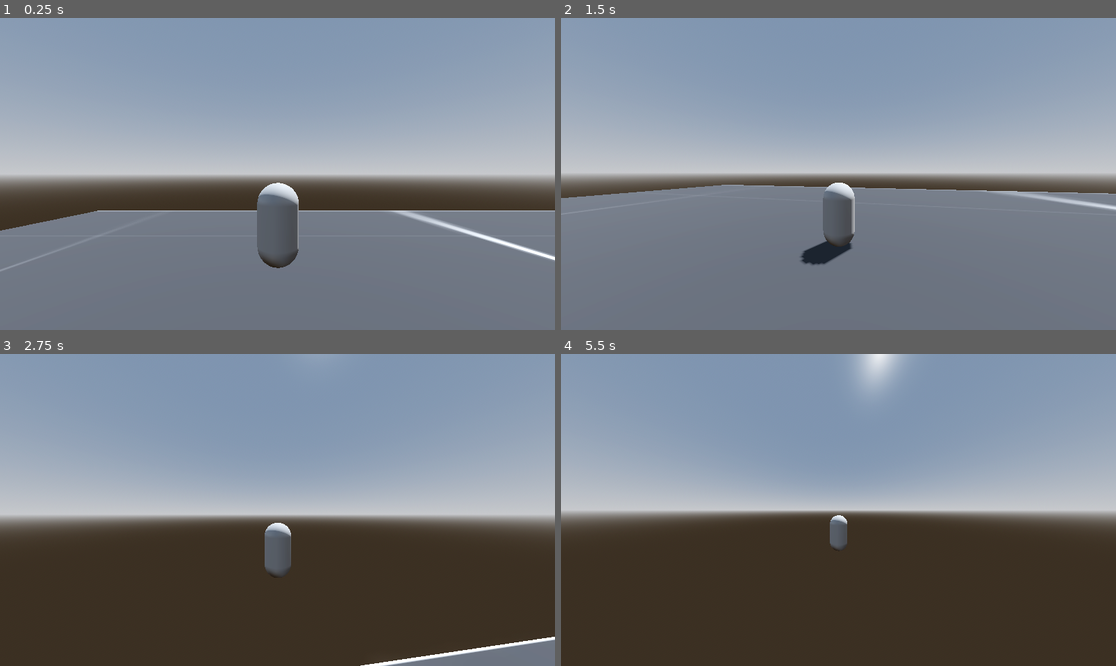
Above: before the commit, frames 1-4 (two rows, left to right).
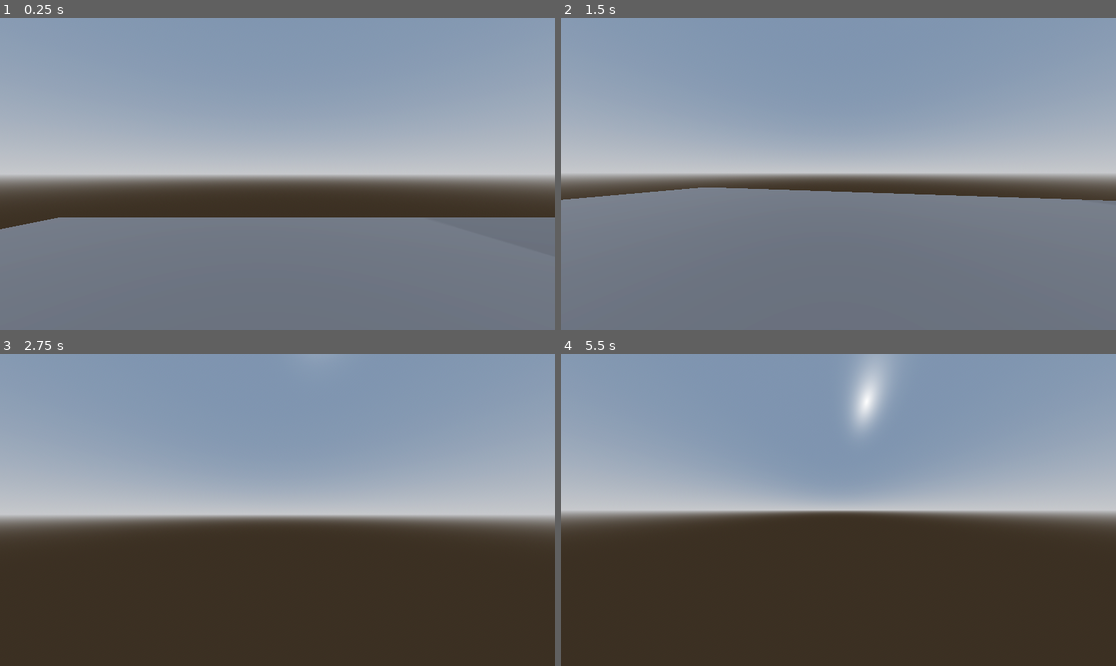
Above: after the commit, the same moments.

Repository: asaeed01/AstroStrider
Game: Godot game, scene res://world.tscn
The game is run twice, just before and just after one commit, with the same random seed, the same clock (stepped at 60 frames per second) and the same inputs. The project has no main scene, so this scene is started directly.
Inputs (mouse positions are in pixels of both pictures, inside the frame that each line leads up to):
- Up to frame 1 (0.25 s): no input
- Up to frame 2 (1.5 s): move the mouse to (866, 174) at 0.52 s; hold W (forwards) from 0.53 s (still down); tap C (crouch) at 0.6 s; tap Space (jump) at 0.77 s; move the mouse to (810, 174) at 1.27 s; tap Shift (sprint) at 1.35 s
- Up to frame 3 (2.75 s): keep holding W (forwards); tap Space (jump) at 1.52 s; move the mouse to (288, 503) at 2.02 s; tap C (crouch) at 2.1 s
- Up to frame 4 (5.5 s): keep holding W (forwards); move the mouse to (832, 516) at 2.77 s; tap Shift (sprint) at 2.85, 4.35 s; tap Space (jump) at 3.02, 3.77, 4.52 s; tap Enter at 3.5 s; move the mouse to (877, 513) at 3.52 s; tap C (crouch) at 3.6, 5.1 s; move the mouse to (794, 506) at 4.27 s; move the mouse to (844, 510) at 5.02 s

The runs differ from the first frame. In frame 1, 4.1% of the frame differs, in the area x 0-100%, y 52-82%; in frame 2, 2.8%; in frame 3, 2.4%; in frame 4, 1.4%.

Commit message:
Map Changes

Diff:
--- a/Parkour Runner Prototype/Player.gd
+++ b/Parkour Runner Prototype/Player.gd
@@ -2,12 +2,12 @@
 
 var speed
 const WALK_SPEED = 13.2
-const SPRINT_SPEED = 27
+const SPRINT_SPEED = 24
 const SLIDE_BOOST_MULTIPLIER = 1.5  # Multiplier for initial sliding speed
 const SLIDE_SPEED = 20  # Base speed while sliding
-const JUMP_VELOCITY = 5
+const JUMP_VELOCITY = 5.6
 const SENSITIVITY = 0.004
-const GRAVITY = 3  # Custom gravity constant
+const GRAVITY = 6.7 # Custom gravity constant
 
 @onready var head = $Head
 @onready var camera = $Head/Camera3D
--- a/Parkour Runner Prototype/world.tscn
+++ b/Parkour Runner Prototype/world.tscn
@@ -1,10 +1,11 @@
-[gd_scene load_steps=14 format=3 uid="uid://crj7lreijfaum"]
+[gd_scene load_steps=21 format=3 uid="uid://crj7lreijfaum"]
 
+[ext_resource type="Texture2D" uid="uid://cov0iq82dholj" path="res://Assets/Textures/Dark/texture_08.png" id="1_8h2x3"]
 [ext_resource type="Script" path="res://Player.gd" id="1_p1pub"]
-[ext_resource type="Texture2D" uid="uid://2lyx84et73lu" path="res://Assets/texture_01.png" id="5_uvgqp"]
+[ext_resource type="Texture2D" uid="uid://bjoumse7oqld2" path="res://Assets/Textures/Dark/texture_12.png" id="2_cvvaa"]
 
 [sub_resource type="StandardMaterial3D" id="StandardMaterial3D_2jddw"]
-albedo_texture = ExtResource("5_uvgqp")
+albedo_texture = ExtResource("1_8h2x3")
 
 [sub_resource type="BoxMesh" id="BoxMesh_s4plq"]
 material = SubResource("StandardMaterial3D_2jddw")
@@ -13,12 +14,6 @@
 points = PackedVector3Array(-0.5, -0.5, -0.5, 0.5, 0.5, 0.5, 0.5, -0.5, 0.5, 0.5, 0.5, -0.5, -0.5, 0.5, 0.5, 0.5, -0.5, -0.5, -0.5, -0.5, 0.5, -0.5, 0.5, -0.5)
 
 [sub_resource type="ConvexPolygonShape3D" id="ConvexPolygonShape3D_b5683"]
-points = PackedVector3Array(-0.5, -0.5, -0.5, 0.5, 0.5, 0.5, 0.5, -0.5, 0.5, 0.5, 0.5, -0.5, -0.5, 0.5, 0.5, 0.5, -0.5, -0.5, -0.5, -0.5, 0.5, -0.5, 0.5, -0.5)
-
-[sub_resource type="ConvexPolygonShape3D" id="ConvexPolygonShape3D_dad6o"]
-points = PackedVector3Array(-0.5, -0.5, -0.5, 0.5, 0.5, 0.5, 0.5, -0.5, 0.5, 0.5, 0.5, -0.5, -0.5, 0.5, 0.5, 0.5, -0.5, -0.5, -0.5, -0.5, 0.5, -0.5, 0.5, -0.5)
-
-[sub_resource type="ConvexPolygonShape3D" id="ConvexPolygonShape3D_ku2ya"]
 points = PackedVector3Array(-0.5, -0.5, -0.5, 0.5, 0.5, 0.5, 0.5, -0.5, 0.5, 0.5, 0.5, -0.5, -0.5, 0.5, 0.5, 0.5, -0.5, -0.5, -0.5, -0.5, 0.5, -0.5, 0.5, -0.5)
 
 [sub_resource type="ProceduralSkyMaterial" id="ProceduralSkyMaterial_hhubh"]
@@ -34,10 +29,34 @@
 tonemap_mode = 2
 glow_enabled = true
 
+[sub_resource type="ConvexPolygonShape3D" id="ConvexPolygonShape3D_dad6o"]
+points = PackedVector3Array(-0.5, -0.5, -0.5, 0.5, 0.5, 0.5, 0.5, -0.5, 0.5, 0.5, 0.5, -0.5, -0.5, 0.5, 0.5, 0.5, -0.5, -0.5, -0.5, -0.5, 0.5, -0.5, 0.5, -0.5)
+
+[sub_resource type="ConvexPolygonShape3D" id="ConvexPolygonShape3D_ku2ya"]
+points = PackedVector3Array(-0.5, -0.5, -0.5, 0.5, 0.5, 0.5, 0.5, -0.5, 0.5, 0.5, 0.5, -0.5, -0.5, 0.5, 0.5, 0.5, -0.5, -0.5, -0.5, -0.5, 0.5, -0.5, 0.5, -0.5)
+
+[sub_resource type="StandardMaterial3D" id="StandardMaterial3D_jmnmd"]
+albedo_texture = ExtResource("2_cvvaa")
+
+[sub_resource type="StandardMaterial3D" id="StandardMaterial3D_4r2us"]
+albedo_texture = ExtResource("1_8h2x3")
+
+[sub_resource type="BoxMesh" id="BoxMesh_jm82b"]
+material = SubResource("StandardMaterial3D_4r2us")
+
+[sub_resource type="ConvexPolygonShape3D" id="ConvexPolygonShape3D_fb4nc"]
+points = PackedVector3Array(-0.5, -0.5, -0.5, 0.5, 0.5, 0.5, 0.5, -0.5, 0.5, 0.5, 0.5, -0.5, -0.5, 0.5, 0.5, 0.5, -0.5, -0.5, -0.5, -0.5, 0.5, -0.5, 0.5, -0.5)
+
+[sub_resource type="ConvexPolygonShape3D" id="ConvexPolygonShape3D_rbchf"]
+points = PackedVector3Array(-0.5, -0.5, -0.5, 0.5, 0.5, 0.5, 0.5, -0.5, 0.5, 0.5, 0.5, -0.5, -0.5, 0.5, 0.5, 0.5, -0.5, -0.5, -0.5, -0.5, 0.5, -0.5, 0.5, -0.5)
+
 [sub_resource type="CapsuleMesh" id="CapsuleMesh_10nml"]
 
 [sub_resource type="ConvexPolygonShape3D" id="ConvexPolygonShape3D_sfsy6"]
 points = PackedVector3Array(-0.125207, -0.532801, -0.480507, 0.0227831, 0.47607, 0.498884, 0.169713, 0.559144, 0.464172 …(924 unchanged characters)…
+
+[sub_resource type="ConvexPolygonShape3D" id="ConvexPolygonShape3D_uxgbi"]
+points = PackedVector3Array(-0.5, -0.5, -0.5, 0.5, 0.5, 0.5, 0.5, -0.5, 0.5, 0.5, 0.5, -0.5, -0.5, 0.5, 0.5, 0.5, -0.5, -0.5, -0.5, -0.5, 0.5, -0.5, 0.5, -0.5)
 
 [node name="World" type="Node3D"]
 
@@ -50,7 +69,7 @@
 skeleton = NodePath("../..")
 
 [node name="CollisionShape3D" type="CollisionShape3D" parent="StaticBody3D"]
-transform = Transform3D(13.6942, 0, 0, 0, 111.516, 0, 0, 0, 6.42353, -10.181, -207.626, 31.091)
+transform = Transform3D(14.1304, 0, 0, 0, 111.516, 0, 0, 0, 6.42353, -10.181, -207.626, 31.091)
 shape = SubResource("ConvexPolygonShape3D_735vj")
 
 [node name="StaticBody3D3" type="StaticBody3D" parent="."]
@@ -62,8 +81,15 @@
 skeleton = NodePath("../..")
 
 [node name="CollisionShape3D" type="CollisionShape3D" parent="StaticBody3D3"]
-transform = Transform3D(0.327654, 0, 0, 0, 6.86983, 0, 0, 0, 12.2496, -4.42266, -146.355, 31.091)
+transform = Transform3D(0.370414, 0, 0, 0, 6.86983, 0, 0, 0, 12.2496, -4.42266, -146.355, 31.091)
 shape = SubResource("ConvexPolygonShape3D_b5683")
+
+[node name="WorldEnvironment" type="WorldEnvironment" parent="."]
+environment = SubResource("Environment_0gvl4")
+
+[node name="DirectionalLight3D" type="DirectionalLight3D" parent="."]
+transform = Transform3D(-0.866025, -0.433013, 0.25, 0, 0.5, 0.866025, -0.5, 0.75, -0.433013, 0, 0, 0)
+shadow_enabled = true
 
 [node name="StaticBody3D2" type="StaticBody3D" parent="."]
 transform = Transform3D(6.19407, 0, 0, 0, 3.08752, 0, 0, 0, 7.30166, -5.87666, 746.214, 474.721)
@@ -74,7 +100,7 @@
 skeleton = NodePath("../..")
 
 [node name="CollisionShape3D" type="CollisionShape3D" parent="StaticBody3D2"]
-transform = Transform3D(13.6942, 0, 0, 0, 111.516, 0, 0, 0, 6.42353, 7.22606, -207.626, 31.091)
+transform = Transform3D(13.9148, 0, 0, 0, 111.516, 0, 0, 0, 6.42353, 7.22606, -207.626, 31.091)
 shape = SubResource("ConvexPolygonShape3D_dad6o")
 
 [node name="StaticBody3D4" type="StaticBody3D" parent="."]
@@ -86,15 +112,47 @@
 skeleton = NodePath("../..")
 
 [node name="CollisionShape3D" type="CollisionShape3D" parent="StaticBody3D4"]
-transform = Transform3D(13.6942, 0, 0, 0, 111.516, 0, 0, 0, 6.42353, 24.8913, -206.977, 31.091)
+transform = Transform3D(13.9079, 0, 0, 0, 111.516, 0, 0, 0, 6.42353, 24.8913, -206.977, 31.091)
 shape = SubResource("ConvexPolygonShape3D_ku2ya")
 
-[node name="WorldEnvironment" type="WorldEnvironment" parent="."]
-environment = SubResource("Environment_0gvl4")
+[node name="StaticBody3D5" type="StaticBody3D" parent="."]
+transform = Transform3D(1, 0, 0, 0, 1, 0, 0, 0, 1, 211.828, 282.383, 689.868)
 
-[node name="DirectionalLight3D" type="DirectionalLight3D" parent="."]
-transform = Transform3D(-0.866025, -0.433013, 0.25, 0, 0.5, 0.866025, -0.5, 0.75, -0.433013, 0, 0, 0)
-shadow_enabled = true
+[node name="MeshInstance3D" type="MeshInstance3D" parent="StaticBody3D5"]
+transform = Transform3D(34.758, -0.097244, 0.583449, 3.64095, 0.928332, -5.56985, -4.13729e-15, 0.358808, 14.5688, 11.2173, -0.76355, 0)
+material_override = SubResource("StandardMaterial3D_jmnmd")
+mesh = SubResource("BoxMesh_jm82b")
+skeleton = NodePath("../..")
+
+[node name="CollisionShape3D" type="CollisionShape3D" parent="StaticBody3D5"]
+transform = Transform3D(34.758, -0.097244, 0.583449, 3.64095, 0.928332, -5.56985, -4.13729e-15, 0.358808, 14.5688, 11.2173, -0.76355, 0)
+shape = SubResource("ConvexPolygonShape3D_fb4nc")
+
+[node name="StaticBody3D8" type="StaticBody3D" parent="."]
+transform = Transform3D(0.944037, -0.219878, -0.24586, 0.327537, 0.712834, 0.62015, 0.0388999, -0.665973, 0.744961, 350.267, 286.71, 703.217)
+
+[node name="MeshInstance3D" type="MeshInstance3D" parent="StaticBody3D8"]
+transform = Transform3D(34.758, -0.097244, 0.583449, 3.64095, 0.928332, -5.56985, -4.13729e-15, 0.358808, 14.5688, 11.2173, -0.76355, 0)
+material_override = SubResource("StandardMaterial3D_jmnmd")
+mesh = SubResource("BoxMesh_jm82b")
+skeleton = NodePath("../..")
+
+[node name="CollisionShape3D" type="CollisionShape3D" parent="StaticBody3D8"]
+transform = Transform3D(34.758, -0.097244, 0.583449, 3.64095, 0.928332, -5.56985, -4.13729e-15, 0.358808, 14.5688, 11.2173, -0.76355, 0)
+shape = SubResource("ConvexPolygonShape3D_rbchf")
+
+[node name="StaticBody3D7" type="StaticBody3D" parent="."]
+transform = Transform3D(0.948589, 0.31651, 0, -0.31651, 0.948589, 0, 0, 0, 1, 303.865, 289.895, 685.253)
+
+[node name="MeshInstance3D" type="MeshInstance3D" parent="StaticBody3D7"]
+transform = Transform3D(34.758, -0.097244, 0.583449, 3.64095, 0.928332, -5.56985, -4.13729e-15, 0.358808, 14.5688, 11.2173, -0.76355, 0)
+material_override = SubResource("StandardMaterial3D_jmnmd")
+mesh = SubResource("BoxMesh_jm82b")
+skeleton = NodePath("../..")
+
+[node name="CollisionShape3D" type="CollisionShape3D" parent="StaticBody3D7"]
+transform = Transform3D(34.758, -0.097244, 0.583449, 3.64095, 0.928332, -5.56985, -4.13729e-15, 0.358808, 14.5688, 11.2173, -0.76355, 0)
+shape = SubResource("ConvexPolygonShape3D_fb4nc")
 
 [node name="Player" type="CharacterBody3D" parent="."]
 transform = Transform3D(1, 0, 0, 0, 1, 0, 0, 0, 1, -85.9501, 281.394, 701.864)
@@ -110,4 +168,21 @@
 transform = Transform3D(1, 0, 0, 0, 1, 0, 0, 0, 0.768163, 0, -0.435913, 0)
 
 [node name="Camera3D" type="Camera3D" parent="Player/Head"]
-transform = Transform3D(1, 0, 0, 0, 1, 0, 0, 0, 1.30181, -0.0128937, 0.220673, 6.29578)
+transform = Transform3D(1, 0, 0, 0, 1, 0, 0, 0, 1.30181, 0.0296097, 0.247131, -0.778259)
+
+[node name="StaticBody3D6" type="StaticBody3D" parent="."]
+transform = Transform3D(1, 0, 0, 0, 1, 0, 0, 0, 1, 211.828, 282.383, 689.868)
+
+[node name="MeshInstance3D" type="MeshInstance3D" parent="StaticBody3D6"]
+transform = Transform3D(33.6321, -0.268645, -0.649431, 9.16054, 0.876379, 6.30643, -2.51908, -0.399737, 14.2626, 59.4203, -0.76355, 18.7568)
+material_override = SubResource("StandardMaterial3D_jmnmd")
+mesh = SubResource("BoxMesh_jm82b")
+skeleton = NodePath("../..")
+
+[node name="CollisionShape3D2" type="CollisionShape3D" parent="StaticBody3D6"]
+transform = Transform3D(33.6321, -0.268645, -0.649431, 9.16054, 0.876379, 6.30643, -2.51908, -0.399737, 14.2626, 59.4203, -0.76355, 18.7568)
+shape = SubResource("ConvexPolygonShape3D_uxgbi")
+
+[node name="CollisionShape3D" type="CollisionShape3D" parent="StaticBody3D6"]
+transform = Transform3D(34.758, -0.097244, 0.583449, 3.64095, 0.928332, -5.56985, -4.13729e-15, 0.358808, 14.5688, 11.2173, -0.76355, 0)
+shape = SubResource("ConvexPolygonShape3D_fb4nc")
Binary file added: Parkour Runner Prototype/Assets/Textures/Dark/texture_01.png
Not shown, added: Parkour Runner Prototype/Assets/Textures/Dark/texture_01.png.import
Binary file added: Parkour Runner Prototype/Assets/Textures/Dark/texture_02.png
Not shown, added: Parkour Runner Prototype/Assets/Textures/Dark/texture_02.png.import
Binary file added: Parkour Runner Prototype/Assets/Textures/Dark/texture_03.png
Not shown, added: Parkour Runner Prototype/Assets/Textures/Dark/texture_03.png.import
Binary file added: Parkour Runner Prototype/Assets/Textures/Dark/texture_04.png
Not shown, added: Parkour Runner Prototype/Assets/Textures/Dark/texture_04.png.import
Binary file added: Parkour Runner Prototype/Assets/Textures/Dark/texture_05.png
Not shown, added: Parkour Runner Prototype/Assets/Textures/Dark/texture_05.png.import
Binary file added: Parkour Runner Prototype/Assets/Textures/Dark/texture_06.png
Not shown, added: Parkour Runner Prototype/Assets/Textures/Dark/texture_06.png.import
(and 147 more such lines)
